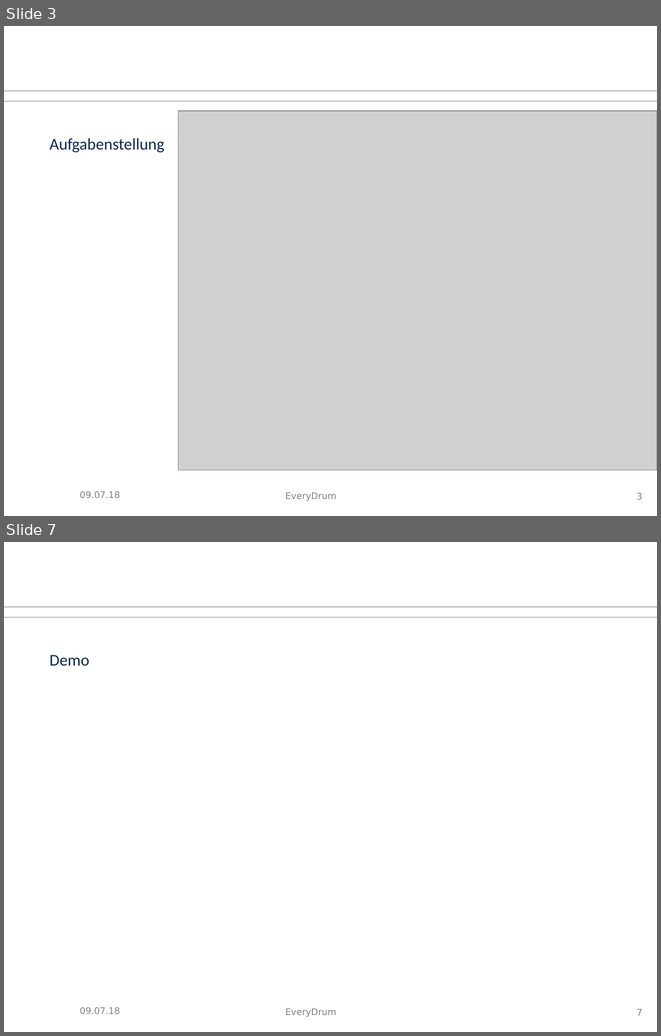
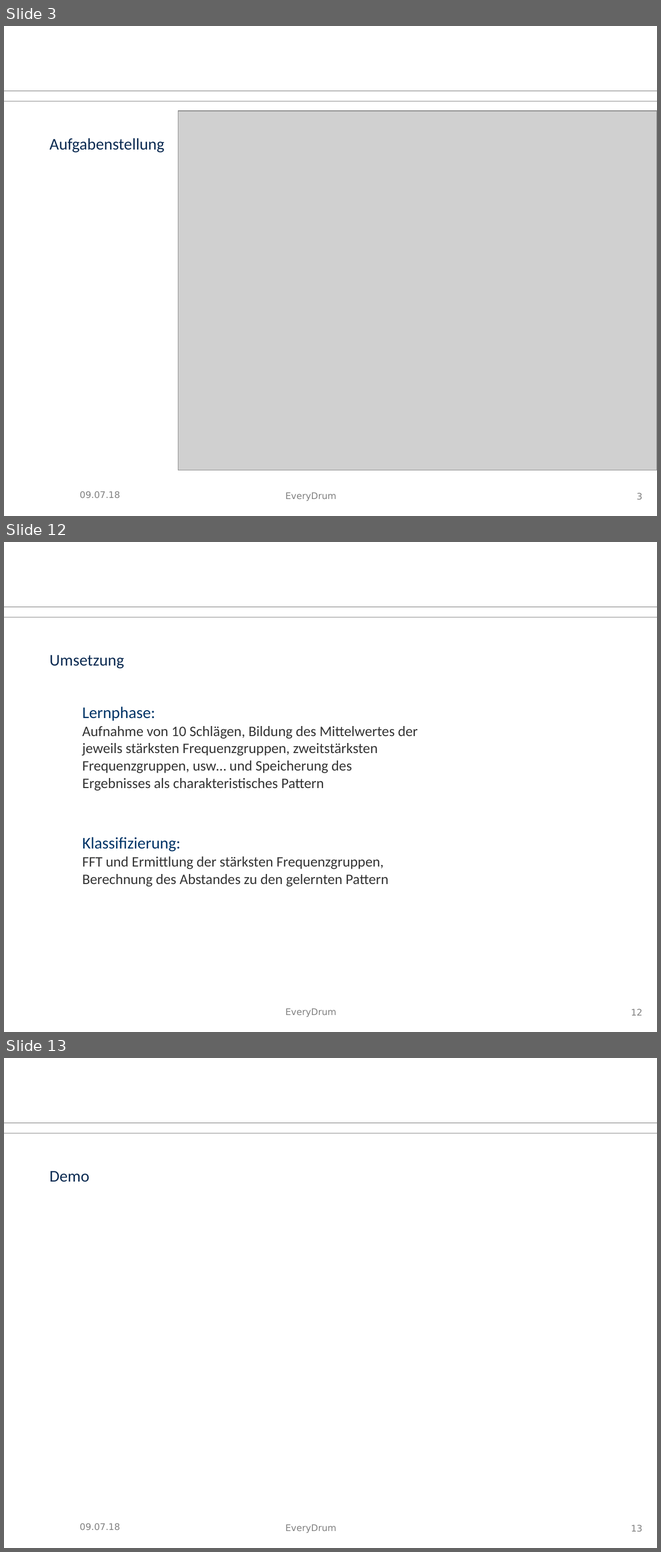
Before and after one commit to tziegler-tud/vr-anydrum, a slide deck: Documents/slides.odp. Shown one above the other, each under a label of ours: slides 3 and 7 before the commit, slides 3, 12 and 13 after it; the slides between them are not shown. The pictures are 661x1036 and 661x1552 pixels, drawn with LibreOffice and Linux fonts; fonts in the diff are those of the drawing; grey boxes stand for pictures; background and template pictures are left out. Boxes give left, top, right and bottom in pixels: in the first picture for what was removed or moved away, otherwise in the second. Text is boxed around its words. In the diff, an @@ line names an element or a change of style, - is before the commit and + after.

```diff
--- a/Documents/slides.odp
+++ b/Documents/slides.odp
@@ slide 12 added at (4, 542, 657, 1032), background #FFFFFF; not listed: 4 template elements that a slide beside it also shows @@
@@ text added at (50, 655, 124, 669), 18 pt, text #0B2A51 @@
+Umsetzung
@@ text added at (82, 706, 417, 791), 16 pt, text #333333 @@
+Lernphase:
+Aufnahme von 10 Schlägen, Bildung des Mittelwertes der jeweils stärksten Frequenzgruppen, zweitstärksten Frequenzgruppen, usw… und Speicherung des Ergebnisses als charakteristisches Pattern
@@ text added at (82, 837, 389, 886), 16 pt, text #333333 @@
+Klassifizierung:
+FFT und Ermittlung der stärksten Frequenzgruppen, Berechnung des Abstandes zu den gelernten Pattern
@@ what was slide 7 is now slide 13 @@
@@ page number at (631, 1524, 643, 1531): text changed @@
-7
+13
```
Also in this commit, not shown: 3 slides changed, 8 other slides added, 2 slides removed, 7 other files.
